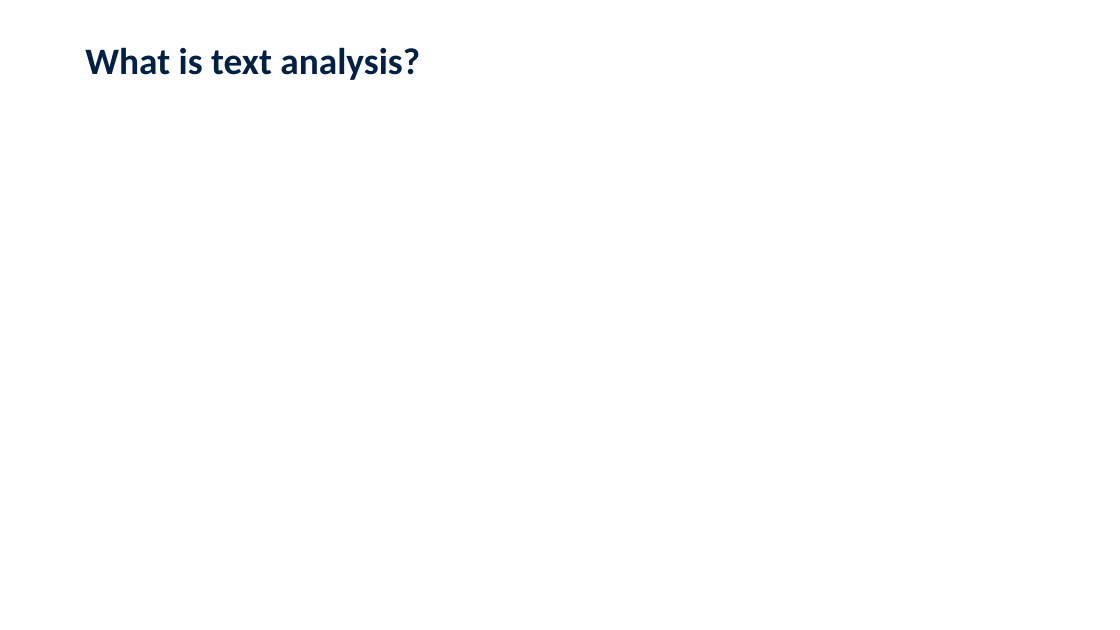
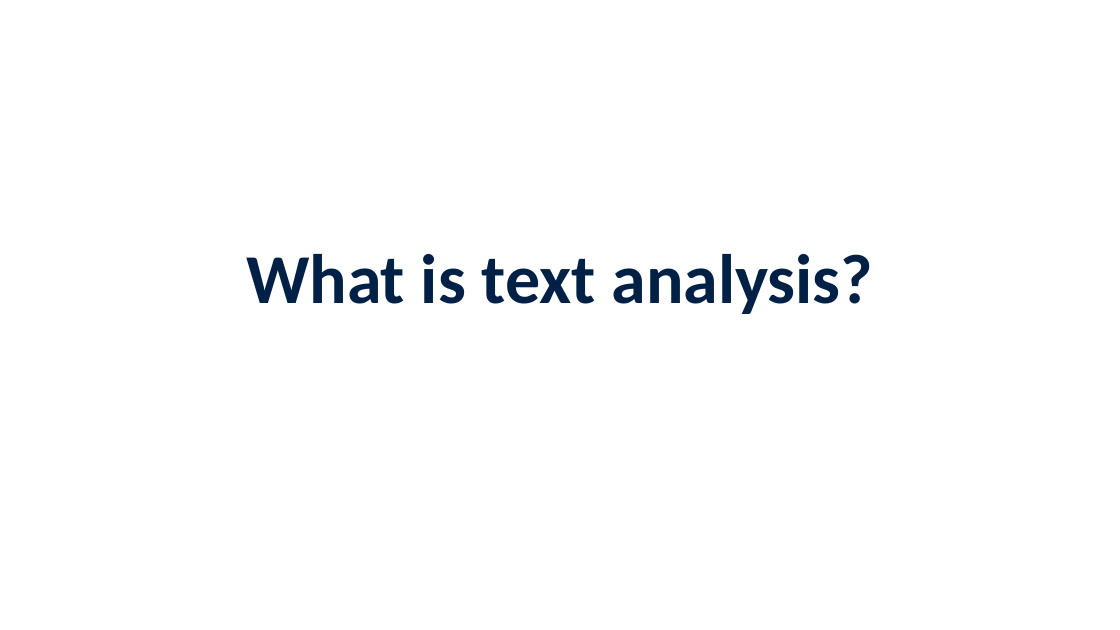
Before and after one commit to jennschilling/sentiment-analysis-in-R, a slide deck: slide 5 of slides/Sentiment Analysis in R.pptx (slide 4 before the commit). Drawn at 1120x630 pixels with LibreOffice and Linux fonts; fonts in the diff are those of the drawing; background and template pictures are left out. Boxes give left, top, right and bottom in pixels: in the first picture for what was removed or moved away, otherwise in the second. Text is boxed around its words. In the diff, an @@ line names an element or a change of style, - is before the commit and + after.

```diff
--- a/slides/Sentiment Analysis in R.pptx
+++ b/slides/Sentiment Analysis in R.pptx
@@ title "What is text analysis?": place and size @@
-title "What is text analysis?" at <box>85,47,420,80</box>
+title "What is text analysis?" at <box>246,254,874,314</box>
@@ title "What is text analysis?" at <box>246,254,874,314</box>: size 32 to 60 pt; alignment left to centre; vertical alignment top to bottom @@
```
Also in this commit, not shown: 2 other slides changed, 2 slides added, 1 slide removed, 2 other files.
